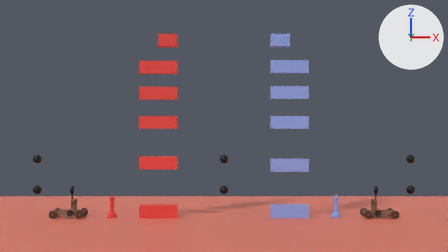
Before and after pictures for a commit that changed the Blender file blender/level2.blend.
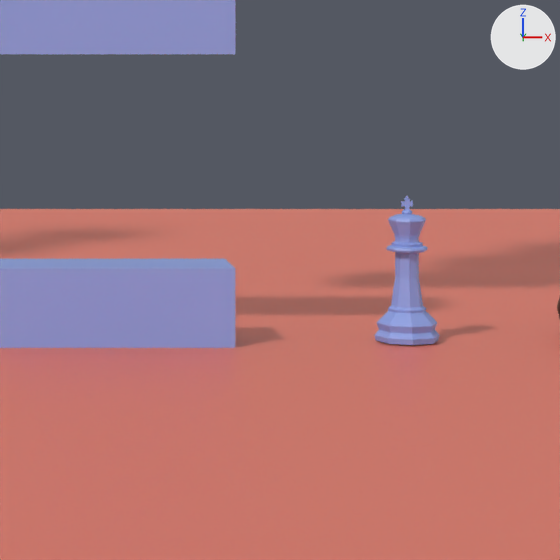
The first picture shows the older version from the file's camera 'Camera'. The close-ups show the older and then the newer version on the part from 61% to 80% of the width and 65% to 100% of the height of that picture. Only the edits that show in the close-ups are written down. Arrows for +X, +Y and +Z are at upper right; the lights stay in place. Objects named as collision shapes, trigger or cutter boxes, shadow casters or lower levels of detail are left out.

The scene before the commit, as lines of its bpy script (objects in view):
```python
me_cube_020 = bpy.data.meshes.new('Cube.020')
me_cube_020.from_pydata(...)  # a box spanning x -1.5..1.5, y -1.0..1.0, z -1.0..1.0
me_cube_020.materials.append(mat_right_block)  # blue #8ea4e7
me_plane = bpy.data.meshes.new('Plane')
me_plane.from_pydata(...)  # a box spanning x -50.0..50.0, y -15.0..15.0, z -1.0..0.0
me_plane.materials.append(mat_groundcolour)  # red #e77b67
ob_blockr_colvis_005 = bpy.data.objects.new('blockR-ColVis.005', me_cube_020)
ob_blockr_colvis_005.location = (9.0, 0.0, 8.4)
ob_kingr = bpy.data.objects.new('KingR', None)
ob_kingr.location = (18.0, 0.0, 1.048)
ob_plane_colvis = bpy.data.objects.new('Plane-ColVis', me_plane)
ob_plane_colvis.parent = ob_ground
ob_plane_colvis.location = (0.0, 0.0, 0.0)
ob_plane_colvis.scale = (1.0, 2.0, 1.0)
# also in view: 'blockR-ColVis.004' at (9.0, 0.0, 1.0); 'blockR-ColVis.001' at (12.0, 0.0, 8.4); 'blockR-ColVis' at (12.0, 0.0, 1.0); 'KingR-Visual' at (18.0, 0.0, 1.9)
```
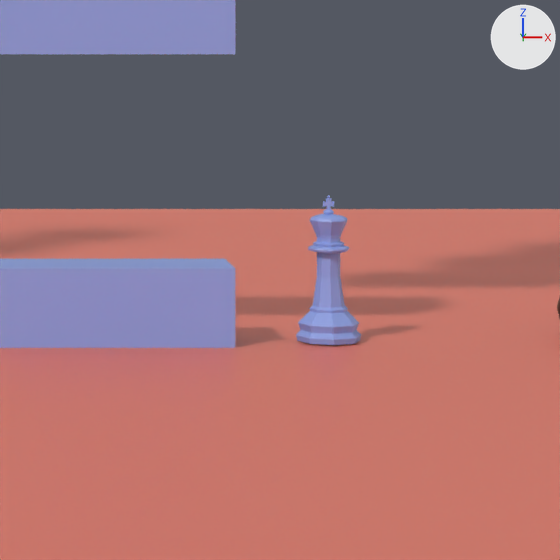
ob_kingr is not drawn itself; it is the parent of ob_kingr_visual, ob_kingr_collider.

What changed in the scene script:
```text
Change ob_kingr:
    ob_kingr.location: (18.0, 0.0, 1.048) -> (16.0, 0.0, 1.048)
```

Boxes [x1, y1, x2, y2] around the edits, measured in the close-ups (560 x 560 px):
'KingR-Visual', moved: before [374, 196, 440, 345]; after [296, 195, 361, 345]
